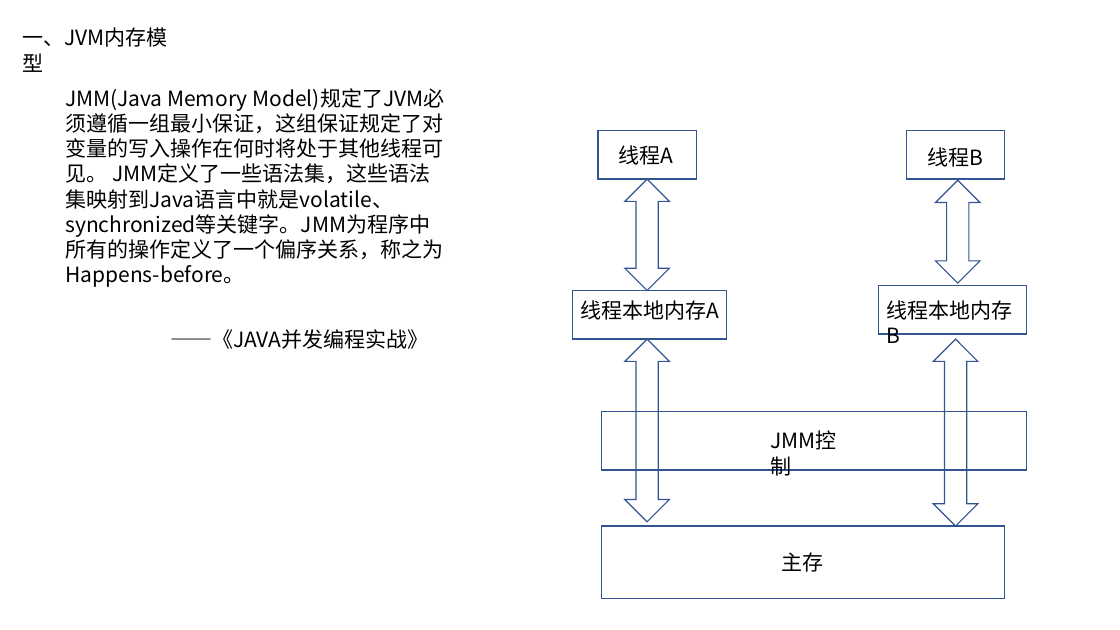
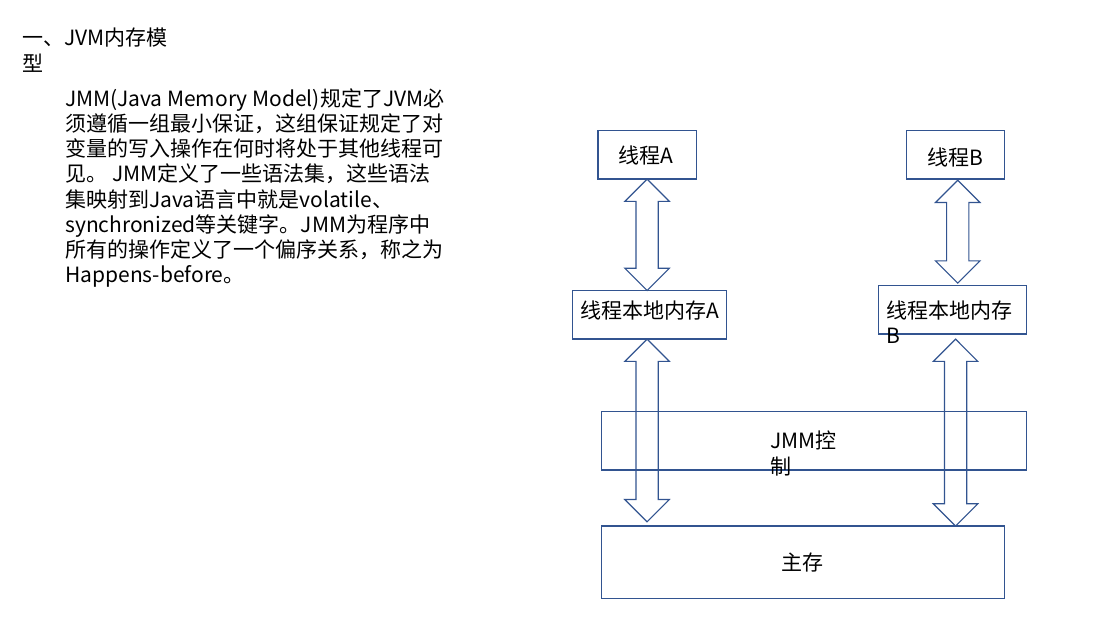
Before and after one commit to wscncxy/saiDOC, a slide deck: slide 3 of 虚拟机1.pptx. Drawn at 1120x630 pixels with LibreOffice and Linux fonts; fonts in the diff are those of the drawing; background and template pictures are left out. Boxes give left, top, right and bottom in pixels: in the first picture for what was removed or moved away, otherwise in the second. Text is boxed around its words. In the diff, an @@ line names an element or a change of style, - is before the commit and + after.

```diff
--- a/虚拟机1.pptx
+++ b/虚拟机1.pptx
@@ text removed at (170,329,428,349) @@
-——《JAVA并发编程实战》
```
Also in this commit, not shown: 1 other slide changed, 6 slides added, 3 slides removed.
